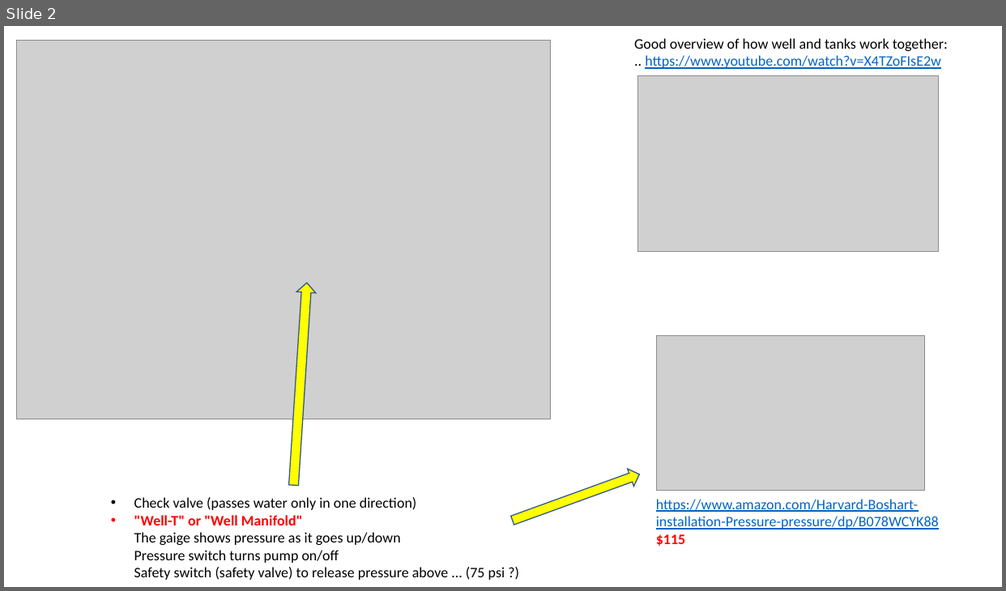
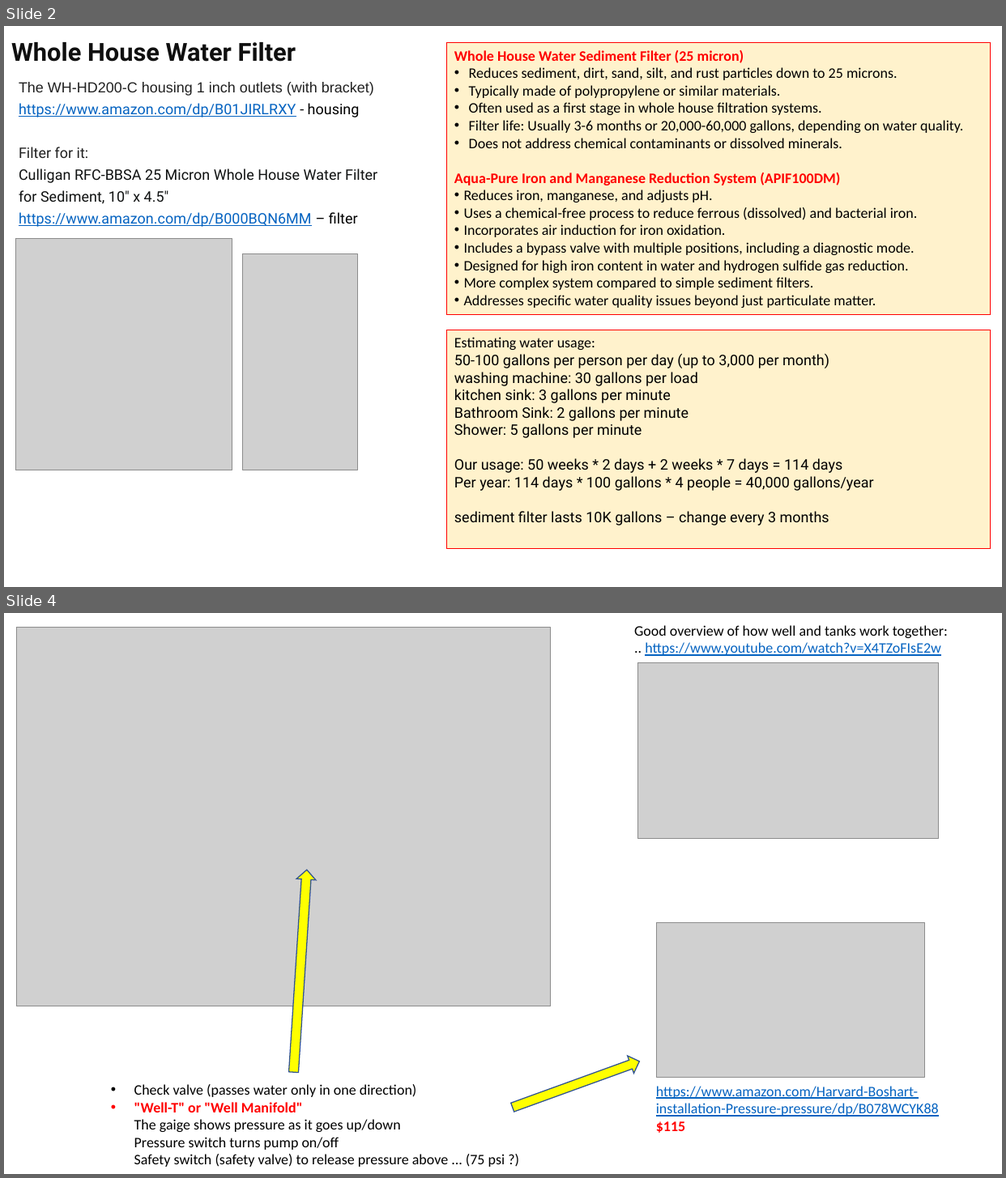
Before and after one commit to lselector/misc_farm, a slide deck: water_filtration.pptx. Shown one above the other, each under a label of ours: slide 2 before the commit, slides 2 and 4 after it; the slides between them are not shown. The pictures are 1006x591 and 1006x1178 pixels, drawn with LibreOffice and Linux fonts; fonts in the diff are those of the drawing; grey boxes stand for pictures. Boxes give left, top, right and bottom in pixels: in the first picture for what was removed or moved away, otherwise in the second. Text is boxed around its words. In the diff, an @@ line names an element or a change of style, - is before the commit and + after.

```diff
--- a/water_filtration.pptx
+++ b/water_filtration.pptx
@@ slide 2 added at (x1=4, y1=26, x2=1002, y2=587), background #FFFFFF @@
@@ text added at (x1=11, y1=42, x2=296, y2=62), 24 pt, text #0F0F0F, bold @@
+Whole House Water Filter
@@ rectangle added at (x1=447, y1=42, x2=991, y2=315), fill #FFF2CC, outline #FF0000 0.75 pt, 14 pt, text #000000 @@
+Whole House Water Sediment Filter (25 micron)
+• Reduces sediment, dirt, sand, silt, and rust particles down to 25 microns.
+• Typically made of polypropylene or similar materials.
+• Often used as a first stage in whole house filtration systems.
+• Filter life: Usually 3-6 months or 20,000-60,000 gallons, depending on water quality.
+• Does not address chemical contaminants or dissolved minerals.
+Aqua-Pure Iron and Manganese Reduction System (APIF100DM)
+• Reduces iron, manganese, and adjusts pH.
+• Uses a chemical-free process to reduce ferrous (dissolved) and bacterial iron.
+• Incorporates air induction for iron oxidation.
+• Includes a bypass valve with multiple positions, including a diagnostic mode.
+• Designed for high iron content in water and hydrogen sulfide gas reduction.
+• More complex system compared to simple sediment filters.
+• Addresses specific water quality issues beyond just particulate matter.
@@ text added at (x1=19, y1=82, x2=377, y2=227), 14 pt, text #0563C1 @@
+The WH-HD200-C housing 1 inch outlets (with bracket)
+https://www.amazon.com/dp/B01JIRLRXY - housing
+Filter for it:
+Culligan RFC-BBSA 25 Micron Whole House Water Filter for Sediment, 10" x 4.5"
+https://www.amazon.com/dp/B000BQN6MM – filter
@@ picture added at (x1=16, y1=238, x2=232, y2=471) @@
@@ picture added at (x1=243, y1=254, x2=357, y2=471) @@
@@ rectangle added at (x1=447, y1=330, x2=991, y2=549), fill #FFF2CC, outline #FF0000 0.75 pt, 14 pt, text #000000 @@
+Estimating water usage:
+50-100 gallons per person per day (up to 3,000 per month)
+washing machine: 30 gallons per load
+kitchen sink: 3 gallons per minute
+Bathroom Sink: 2 gallons per minute
+Shower: 5 gallons per minute
+Our usage: 50 weeks * 2 days + 2 weeks * 7 days = 114 days
+Per year: 114 days * 100 gallons * 4 people = 40,000 gallons/year
+sediment filter lasts 10K gallons – change every 3 months
@@ what was slide 2 is now slide 4 @@
```
Also in this commit, not shown: 1 slide changed, 1 other slide added, 1 other file.
